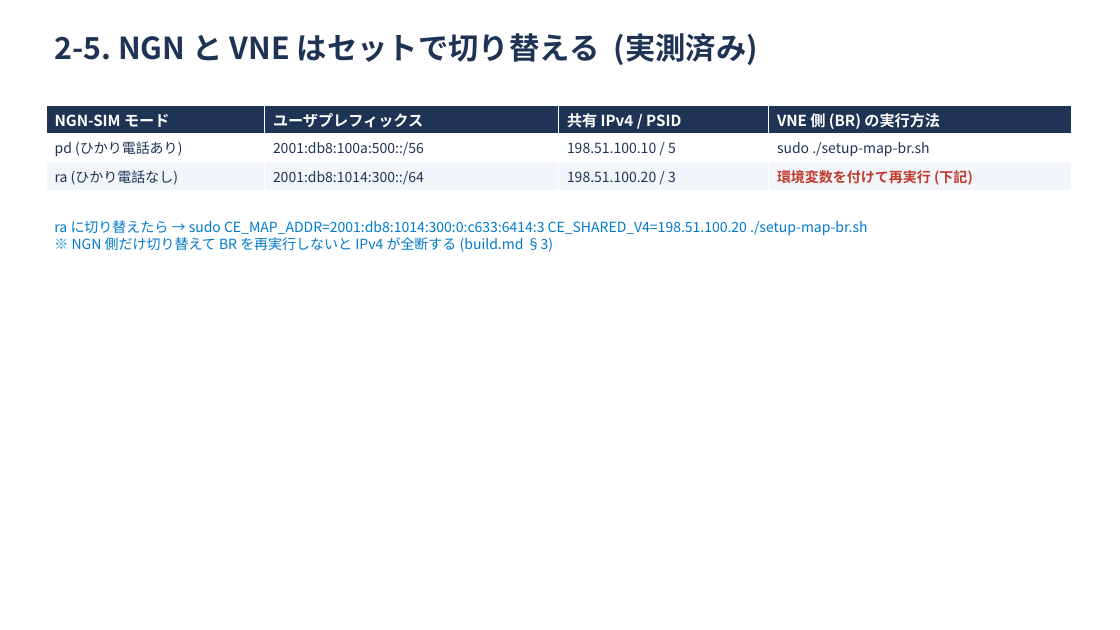
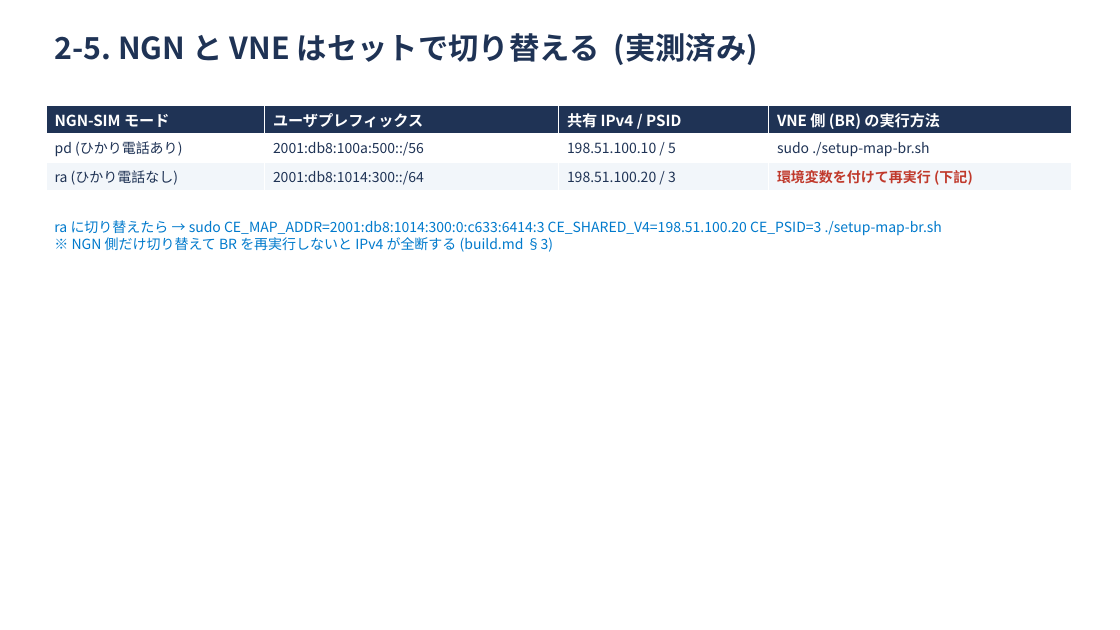
Before and after one commit to ginchankawaii/claude-code-book-template, a slide deck: slide 33 of docs/ipoe-lab/slides/toranomaki.pptx. Drawn at 1120x630 pixels with LibreOffice and Linux fonts; fonts in the diff are those of the drawing. Boxes give left, top, right and bottom in pixels: in the first picture for what was removed or moved away, otherwise in the second. Text is boxed around its words. In the diff, an @@ line names an element or a change of style, - is before the commit and + after.

```diff
--- a/docs/ipoe-lab/slides/toranomaki.pptx
+++ b/docs/ipoe-lab/slides/toranomaki.pptx
@@ text at box(54, 220, 942, 252): text changed @@
-ra に切り替えたら → sudo CE_MAP_ADDR=2001:db8:1014:300:0:c633:6414:3 CE_SHARED_V4=198.51.100.20 ./setup-map-br.sh
-※ NGN 側だけ切り替えて BR を再実行しないと IPv4 が全断する (build.md §3)
+ra に切り替えたら → sudo CE_MAP_ADDR=2001:db8:1014:300:0:c633:6414:3 CE_SHARED_V4=198.51.100.20 CE_PSID=3 ./setup-map-br.sh
+※ NGN 側だけ切り替えて BR を再実行しないと IPv4 が全断する (build.md §3)
```
Also in this commit, not shown: 6 other files.
